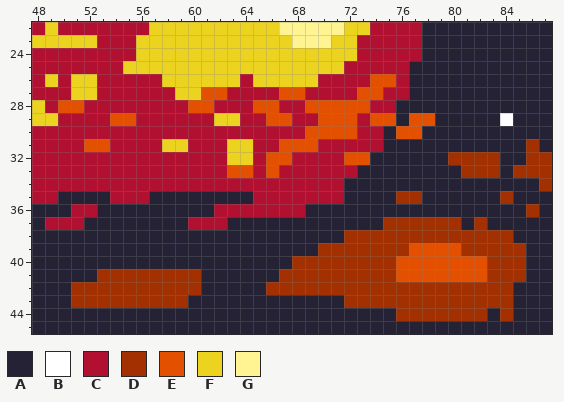
One commit to this pixel-art file: Assets/CustomPixelArt/SpellCardArt/CardArts/Fireball.aseprite. The picture above was drawn from the file before the commit.
88x46 pixels, 1 frame. Colours within 5 levels of each other are drawn and written as one. Shown: x 48..87, y 22..45. The commit also changed other parts of the picture, which this record leaves out.
Palette (. is transparent): A #242234  B #ffffff  C #b21030  D #a23000  E #e35100  F #ebd320  G #fff392
Pixels before, first column x 48:
22 CFCCCCCCCFFFFFFFFFFGGGGGFFCCCCAAAAAAAAAA
23 FFFFFCCCFFFFFFFFFFFFGGGFFCCCCCAAAAAAAAAA
24 CCCCCCCCFFFFFFFFFFFFFFFFFCCCCCAAAAAAAAAA
25 CCCCCCCFFFFFFFFFFFFFFFFFCCCCCAAAAAAAAAAA
26 CFCFFCCCCCFFFFFFCFFFFFCCCCEECAAAAAAAAAAA
27 CCCFFCCCCCCFFEECCCCEECCCCEECCAAAAAAAAAAA
28 FCEECCCCCCCCEECCCEECCEEEEECCAAAAAAAAAAAA
29 FFCCCCEECCCCCCFFCCEECCEEECEEAEEAAAAABAAA
30 CCCCCCCCCCCCCCCCCCCCCEEEECCAEEAAAAAAAAAA
31 CCCCEECCCCFFCCCFFCCEEECCCCCAAAAAAAAAAADA
32 CCCCCCCCCCCCCCCFFCEECCCCEEAAAAAADDDDAADD
33 CCCCCCCCCCCCCCCEECECCCCCCAAAAAAAADDDADDD
34 CCCCCCCCCCCCCCCCCCCCCCCCAAAAAAAAAAAAAAAD
35 CCAAAACCCAAAAAAAACCCCCCCAAAADDAAAAAADAAA
36 AAACCAAAAAAAAACCCCCCCAAAAAAAAAAAAAAAAADA
37 ACCCAAAAAAAACCCAAAAAAAAAAAADDDDDDADAAAAA
38 AAAAAAAAAAAAAAAAAAAAAAAADDDDDDDDDDDDDAAA
39 AAAAAAAAAAAAAAAAAAAAAADDDDDDDEEEEDDDDDAA
40 AAAAAAAAAAAAAAAAAAAADDDDDDDDEEEEEEEDDDAA
41 AAAAADDDDDDDDAAAAAADDDDDDDDDEEEEEEEDDDAA
42 AAADDDDDDDDDDAAAAADDDDDDDDDDDDDDDDDDDAAA
43 AAADDDDDDDDDAAAAAAAAAAAADDDDDDDDDDDDDAAA
44 AAAAAAAAAAAAAAAAAAAAAAAAAAAADDDDDDDADAAA
45 AAAAAAAAAAAAAAAAAAAAAAAAAAAAAAAAAAAAAAAA
And afterwards:
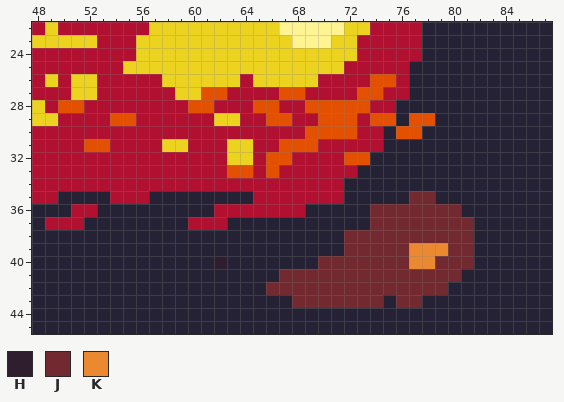
Colours new in this view: H #2e1e2e  J #732930  K #eb8931
Edits made:
y 29: x 84 B -> A
y 31: x 86 D -> A
y 32: x 80..83 DDDD -> AAAA; x 86..87 DD -> AA
y 33: x 81..83 DDD -> AAA; x 85..87 DDD -> AAA
y 34: x 87 D -> A
y 35: x 76..78 DDA -> AJJ; x 84 D -> A
y 36: x 74..80 AAAAAAA -> JJJJJJJ; x 86 D -> A
y 37: x 74..82 ADDDDDDAD -> JJJJJJJJA
y 38: x 72..84 DDDDDDDDDDDDD -> JJJJJJJJJJAAA
y 39: x 70..85 DDDDDDDEEEEDDDDD -> AAJJJJJKKKJJAAAA
y 40: x 62 A -> H; x 68..85 DDDDDDDDEEEEEEEDDD -> AAJJJJJJJKKJJJAAAA
y 41: x 53..60 DDDDDDDD -> AAAAAAAA; x 67..85 DDDDDDDDDEEEEEEEDDD -> JJJJJJJJJJJJJJAAAAA
y 42: x 51..60 DDDDDDDDDD -> AAAAAAAAAA; x 66..84 DDDDDDDDDDDDDDDDDDD -> JJJJJJJJJJJJJJAAAAA
y 43: x 51..59 DDDDDDDDD -> AAAAAAAAA; x 68..84 AAAADDDDDDDDDDDDD -> JJJJJJJAJJAAAAAAA
y 44: x 76..82 DDDDDDD -> AAAAAAA; x 84 D -> A
Pixel boxes of the changes (left, top, right, bottom) in both pictures:
changed: (266, 113, 552, 321)
changed: (71, 256, 227, 308)
